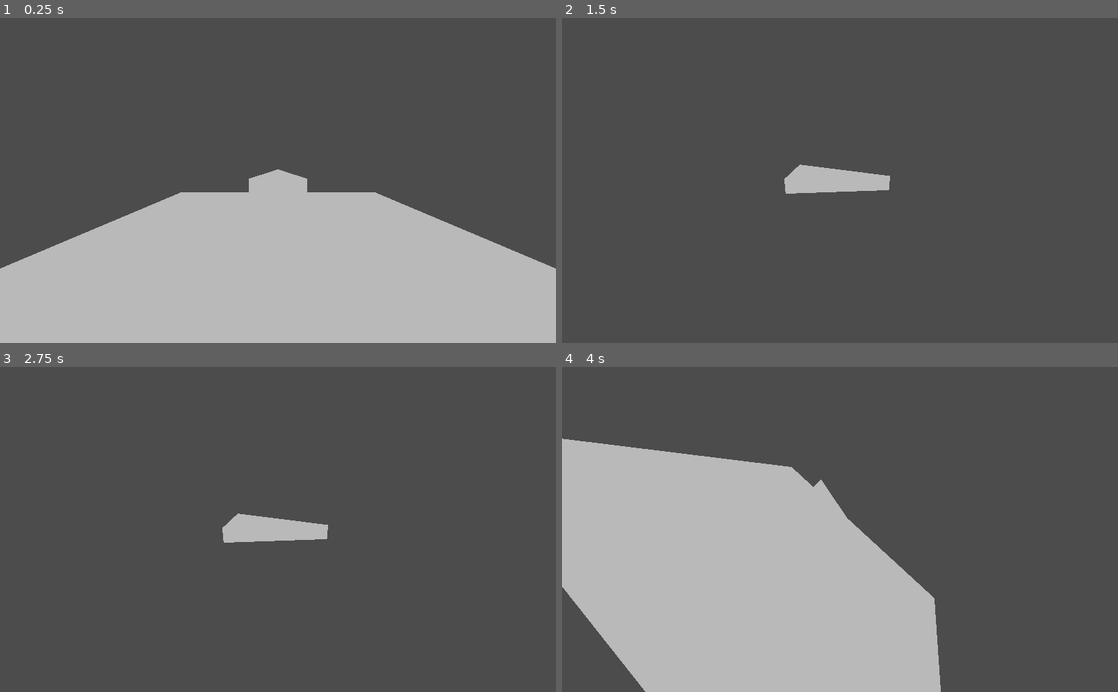
Above: before the commit, frames 1-4 (two rows, left to right).
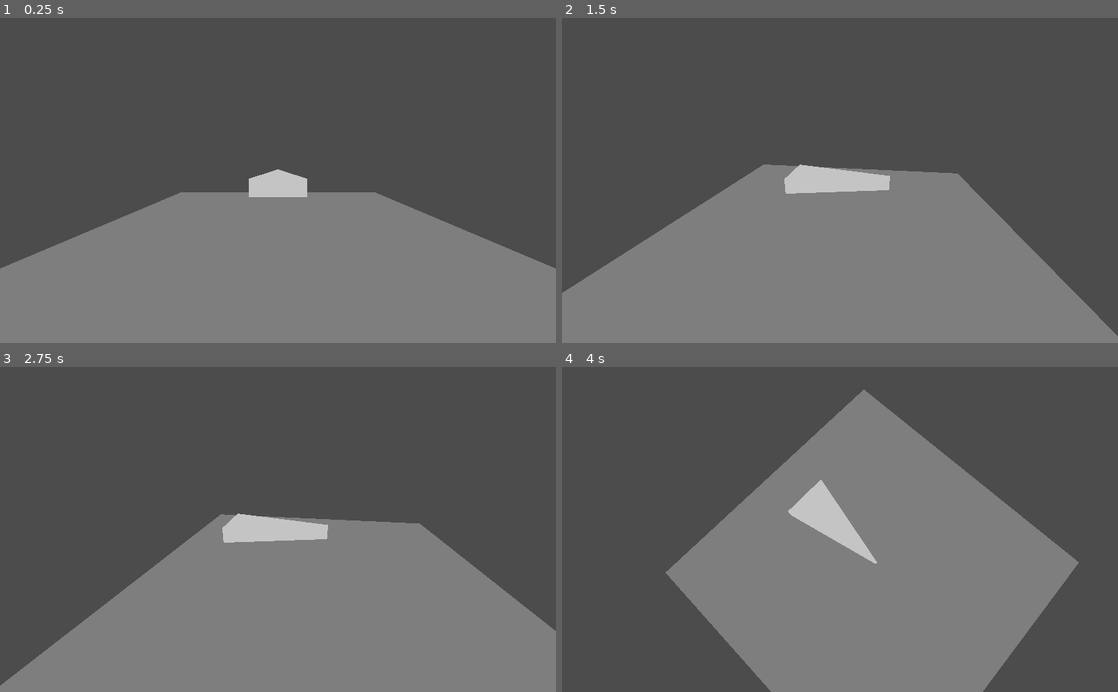
Above: after the commit, the same moments.

Repository: kornelharm/SpaceGame
Game: Godot game, scene res://Worlds/Test.tscn
Two runs of this game, one before a commit and one after it. Both use one fixed random seed, a clock stepped at 60 frames per second and the inputs below.
Inputs (mouse positions are in pixels of both pictures, inside the frame that each line leads up to):
- Up to frame 1 (0.25 s): no input
- Up to frame 2 (1.5 s): tap Enter at 0.5 s; move the mouse to (962, 164) at 0.52 s; hold C (roll_right, bound only before the commit) 0.53-1.28 s; hold Right mouse button (camera_unlock) 0.53-1.28 s; move the mouse to (728, 196) at 1.27 s; hold Down (move_back, bound only after the commit) from 1.28 s (still down); right-click (728, 196) at 1.35 s
- Up to frame 3 (2.75 s): move the mouse to (333, 458) at 2.02 s; release Down (move_back, bound only after the commit) at 2.03 s; hold C (roll_right, bound only before the commit) from 2.03 s (still down); hold Right mouse button (camera_unlock) from 2.03 s (still down)
- Up to frame 4 (4 s): move the mouse to (812, 594) at 2.77 s; release C (roll_right, bound only before the commit) at 2.78 s; release Right mouse button (camera_unlock) at 2.78 s; hold Up (move_forward, bound only after the commit) 2.78-3.53 s; right-click (812, 594) at 2.85 s; move the mouse to (1006, 578) at 3.52 s; hold Z (roll_left, bound only before the commit) from 3.53 s (still down); hold Right mouse button (camera_unlock) from 3.53 s (still down)

The runs differ from the first frame. In frame 1, 39% of the frame differs, in the area x 0-100%, y 53-100%; in frame 2, 38%; in frame 3, 38%; in frame 4, 60%, in the area x 0-93%, y 6-100%.

Commit message:
Fixed yaw and roll, implemented pitch controls

Diff:
--- a/Prefabs/PlayerShip.tscn
+++ b/Prefabs/PlayerShip.tscn
@@ -1,23 +1,25 @@
-[gd_scene load_steps=4 format=2]
+[gd_scene load_steps=5 format=2]
 
-[ext_resource path="res://Worlds/PlayerCamera.gd" type="Script" id=1]
+[ext_resource path="res://Prefabs/ThirdPersonCamera.tscn" type="PackedScene" id=1]
 [ext_resource path="res://Prefabs/ShipMovement.gd" type="Script" id=2]
 
 [sub_resource type="PrismMesh" id=1]
 
+[sub_resource type="SpatialMaterial" id=2]
+emission_enabled = true
+emission = Color( 0.290196, 0.290196, 0.290196, 1 )
+emission_energy = 1.0
+emission_operator = 0
+emission_on_uv2 = false
+
 [node name="Ship" type="Spatial"]
 script = ExtResource( 2 )
+acceleration = 2
 
 [node name="ShipModel" type="MeshInstance" parent="."]
-transform = Transform( 1, 0, 0, 0, -1.3932e-08, 0.318727, 0, -2.09381, -9.15235e-08, 0, 0, 0 )
+transform = Transform( 1, 0, 0, 0, -9.15233e-08, 0.318727, 0, -2.09381, -1.3932e-08, 0, 0, 0 )
 mesh = SubResource( 1 )
-material/0 = null
+material/0 = SubResource( 2 )
 
-[node name="CameraPivotH" type="Spatial" parent="."]
-transform = Transform( 1, 0, 0, 0, 0.9923, 0.123861, 0, -0.123861, 0.9923, 0, 0, 0 )
-
-[node name="CameraPivotV" type="Spatial" parent="CameraPivotH"]
-
-[node name="Camera" type="Camera" parent="CameraPivotH/CameraPivotV"]
-transform = Transform( 1, 0, 0, 0, 1, 0, 0, 0, 1, 0, 0, 10 )
-script = ExtResource( 1 )
+[node name="Camera" parent="." instance=ExtResource( 1 )]
+transform = Transform( 1, 0, 0, 0, 1, 0, 0, 0, 1, 0, 0, 0 )
--- a/Prefabs/ShipMovement.gd
+++ b/Prefabs/ShipMovement.gd
@@ -1,8 +1,7 @@
 extends Spatial
 
-
-var acceleration = 1
-var rotational_acceleration = 1
+export var acceleration = 1
+export var rotational_acceleration = 0.3
 
 var direction
 var velocity = Vector3()
@@ -15,12 +14,14 @@
 var down = Vector3()
 
 func establish_directions():
+
 	forward = -transform.basis.z
 	back = transform.basis.z
 	right = transform.basis.x
 	left = -transform.basis.x
 	up = transform.basis.y
 	down = -transform.basis.y
+
 
 # Called when the node enters the scene tree for the first time.
 func _ready():
@@ -50,14 +51,19 @@
 		velocity += down * acceleration * delta
 
 	if(Input.is_action_pressed("yaw_left")):
-		rotate_y(rotational_acceleration * delta)
+		rotate_object_local(Vector3.UP, rotational_acceleration * delta)
 	if(Input.is_action_pressed("yaw_right")):
-		rotate_y(-rotational_acceleration * delta)
+		rotate_object_local(Vector3.DOWN, rotational_acceleration * delta)
 
 	if(Input.is_action_pressed("roll_right")):
-		rotate_z(-rotational_acceleration * delta)
+		rotate_object_local(Vector3.FORWARD, rotational_acceleration * delta)
 	if(Input.is_action_pressed("roll_left")):
-		rotate_z(rotational_acceleration * delta)
+		rotate_object_local(Vector3.BACK, rotational_acceleration * delta)
+
+	if(Input.is_action_pressed("pitch_up")):
+		rotate_object_local(Vector3.LEFT, rotational_acceleration * delta)
+	if(Input.is_action_pressed("pitch_down")):
+		rotate_object_local(Vector3.RIGHT, rotational_acceleration * delta)
 
 
 
--- /dev/null
+++ b/Prefabs/ThirdPersonCamera.tscn
@@ -0,0 +1,14 @@
+[gd_scene load_steps=2 format=2]
+
+[ext_resource path="res://Worlds/PlayerCamera.gd" type="Script" id=1]
+
+[node name="ThirdPersonCamera" type="Spatial"]
+
+[node name="CameraPivotH" type="Spatial" parent="."]
+transform = Transform( 1, 0, 0, 0, 0.9923, 0.123861, 0, -0.123861, 0.9923, 0, 0, 0 )
+
+[node name="CameraPivotV" type="Spatial" parent="CameraPivotH"]
+
+[node name="Camera" type="Camera" parent="CameraPivotH/CameraPivotV"]
+transform = Transform( 1, 0, 0, 0, 1, 0, 0, 0, 1, 0, 0, 10 )
+script = ExtResource( 1 )
--- a/Worlds/PlayerCamera.gd
+++ b/Worlds/PlayerCamera.gd
@@ -3,7 +3,6 @@
 # Used for camera rotations
 onready var pivotv = get_parent()
 onready var pivoth = pivotv.get_parent()
-onready var ship = pivoth.get_parent()
 
 var camera_lock = true
 var camera_sensitivity = 1
@@ -26,6 +25,5 @@
 			pivoth.rotate_y(-event.relative.x * camera_sensitivity * 0.004)
 			pivotv.rotate_x(-event.relative.y * camera_sensitivity * 0.004)
 			pivotv.rotation_degrees.x = clamp(pivotv.rotation_degrees.x, -80, 80)
-			look_at(ship.translation, pivoth.global_transform.basis.y)
 	else:
 		camera_lock = true
--- a/Worlds/Test.tscn
+++ b/Worlds/Test.tscn
@@ -1,11 +1,15 @@
-[gd_scene load_steps=4 format=2]
+[gd_scene load_steps=5 format=2]
 
 [ext_resource path="res://Prefabs/PlayerShip.tscn" type="PackedScene" id=1]
 
 [sub_resource type="Environment" id=2]
 ambient_light_color = Color( 0.72549, 0.72549, 0.72549, 1 )
 
+[sub_resource type="SpatialMaterial" id=4]
+albedo_color = Color( 0.686275, 0.686275, 0.686275, 1 )
+
 [sub_resource type="PlaneMesh" id=3]
+material = SubResource( 4 )
 
 [node name="World" type="Spatial"]
 
--- a/project.godot
+++ b/project.godot
@@ -23,22 +23,22 @@
 }
 move_forward={
 "deadzone": 0.5,
-"events": [ Object(InputEventKey,"resource_local_to_scene":false,"resource_name":"","device":0,"alt":false,"shift":false,"control":false,"meta":false,"command":false,"pressed":false,"scancode":87,"physical_scancode":0,"unicode":0,"echo":false,"script":null)
+"events": [ Object(InputEventKey,"resource_local_to_scene":false,"resource_name":"","device":0,"alt":false,"shift":false,"control":false,"meta":false,"command":false,"pressed":false,"scancode":16777232,"physical_scancode":0,"unicode":0,"echo":false,"script":null)
  ]
 }
 move_left={
 "deadzone": 0.5,
-"events": [ Object(InputEventKey,"resource_local_to_scene":false,"resource_name":"","device":0,"alt":false,"shift":false,"control":false,"meta":false,"command":false,"pressed":false,"scancode":65,"physical_scancode":0,"unicode":0,"echo":false,"script":null)
+"events": [ Object(InputEventKey,"resource_local_to_scene":false,"resource_name":"","device":0,"alt":false,"shift":false,"control":false,"meta":false,"command":false,"pressed":false,"scancode":16777231,"physical_scancode":0,"unicode":0,"echo":false,"script":null)
  ]
 }
 move_right={
 "deadzone": 0.5,
-"events": [ Object(InputEventKey,"resource_local_to_scene":false,"resource_name":"","device":0,"alt":false,"shift":false,"control":false,"meta":false,"command":false,"pressed":false,"scancode":68,"physical_scancode":0,"unicode":0,"echo":false,"script":null)
+"events": [ Object(InputEventKey,"resource_local_to_scene":false,"resource_name":"","device":0,"alt":false,"shift":false,"control":false,"meta":false,"command":false,"pressed":false,"scancode":16777233,"physical_scancode":0,"unicode":0,"echo":false,"script":null)
  ]
 }
 move_back={
 "deadzone": 0.5,
-"events": [ Object(InputEventKey,"resource_local_to_scene":false,"resource_name":"","device":0,"alt":false,"shift":false,"control":false,"meta":false,"command":false,"pressed":false,"scancode":83,"physical_scancode":0,"unicode":0,"echo":false,"script":null)
+"events": [ Object(InputEventKey,"resource_local_to_scene":false,"resource_name":"","device":0,"alt":false,"shift":false,"control":false,"meta":false,"command":false,"pressed":false,"scancode":16777234,"physical_scancode":0,"unicode":0,"echo":false,"script":null)
  ]
 }
 yaw_right={
@@ -63,12 +63,22 @@
 }
 roll_right={
 "deadzone": 0.5,
-"events": [ Object(InputEventKey,"resource_local_to_scene":false,"resource_name":"","device":0,"alt":false,"shift":false,"control":false,"meta":false,"command":false,"pressed":false,"scancode":67,"physical_scancode":0,"unicode":0,"echo":false,"script":null)
+"events": [ Object(InputEventKey,"resource_local_to_scene":false,"resource_name":"","device":0,"alt":false,"shift":false,"control":false,"meta":false,"command":false,"pressed":false,"scancode":68,"physical_scancode":0,"unicode":0,"echo":false,"script":null)
  ]
 }
 roll_left={
 "deadzone": 0.5,
-"events": [ Object(InputEventKey,"resource_local_to_scene":false,"resource_name":"","device":0,"alt":false,"shift":false,"control":false,"meta":false,"command":false,"pressed":false,"scancode":90,"physical_scancode":0,"unicode":0,"echo":false,"script":null)
+"events": [ Object(InputEventKey,"resource_local_to_scene":false,"resource_name":"","device":0,"alt":false,"shift":false,"control":false,"meta":false,"command":false,"pressed":false,"scancode":65,"physical_scancode":0,"unicode":0,"echo":false,"script":null)
+ ]
+}
+pitch_up={
+"deadzone": 0.5,
+"events": [ Object(InputEventKey,"resource_local_to_scene":false,"resource_name":"","device":0,"alt":false,"shift":false,"control":false,"meta":false,"command":false,"pressed":false,"scancode":87,"physical_scancode":0,"unicode":0,"echo":false,"script":null)
+ ]
+}
+pitch_down={
+"deadzone": 0.5,
+"events": [ Object(InputEventKey,"resource_local_to_scene":false,"resource_name":"","device":0,"alt":false,"shift":false,"control":false,"meta":false,"command":false,"pressed":false,"scancode":83,"physical_scancode":0,"unicode":0,"echo":false,"script":null)
  ]
 }
 
